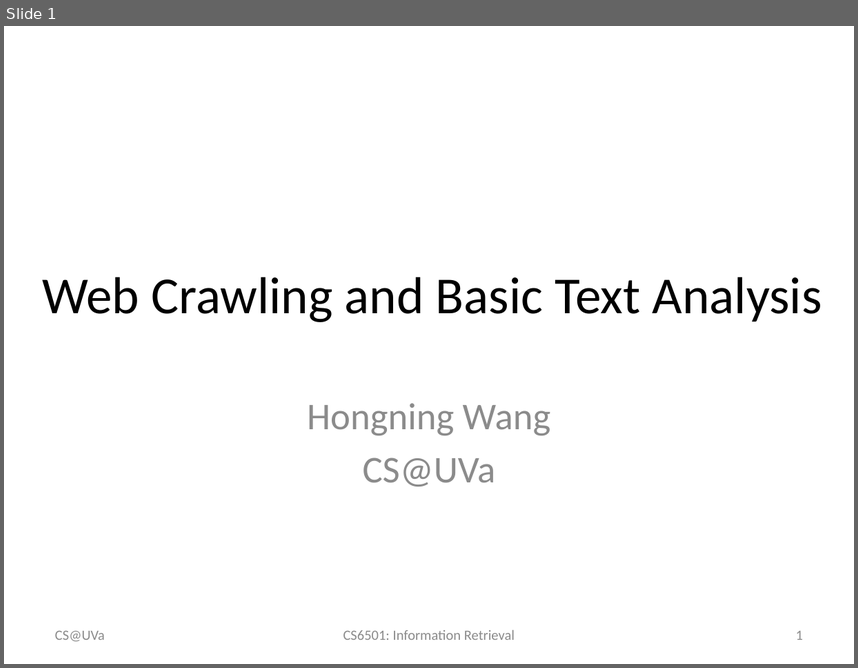
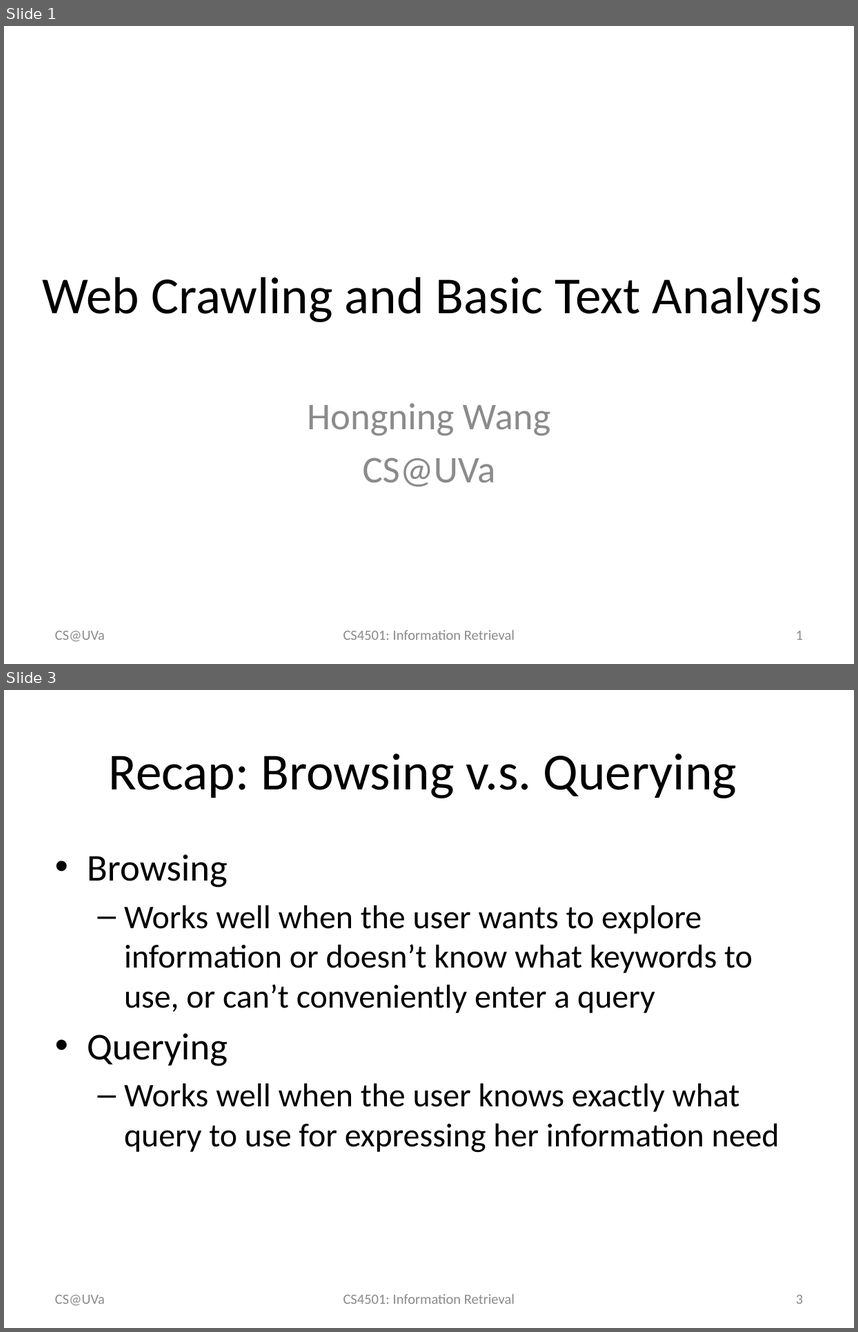
Before and after one commit to wang296/IR2015, a slide deck: docs/Crawler and Text Analysis.pptx. Shown one above the other, each under a label of ours: slide 1 before the commit, slides 1 and 3 after it; the slides between them are not shown. The pictures are 858x668 and 858x1332 pixels, drawn with LibreOffice and Linux fonts; fonts in the diff are those of the drawing. Boxes give left, top, right and bottom in pixels: in the first picture for what was removed or moved away, otherwise in the second. Text is boxed around its words. In the diff, an @@ line names an element or a change of style, - is before the commit and + after.

```diff
--- a/docs/Crawler and Text Analysis.pptx
+++ b/docs/Crawler and Text Analysis.pptx
@@ slide 3 added at [4, 690, 854, 1328], background #FFFFFF @@
@@ title added at [108, 753, 737, 798], 44 pt, text #000000 @@
+Recap: Browsing v.s. Querying
@@ text added at [87, 854, 780, 1152], 28 pt, text #000000 @@
+• Browsing
+  – Works well when the user wants to explore information or doesn’t know what keywords to use, or can’t conveniently enter a query
+• Querying
+  – Works well when the user knows exactly what query to use for expressing her information need
@@ text added at [55, 1294, 105, 1305], 12 pt, text #8C8C8C @@
+CS@UVa
@@ text added at [343, 1294, 515, 1303], 12 pt, text #8C8C8C @@
+CS4501: Information Retrieval
@@ page number added at [796, 1294, 803, 1303], 12 pt, text #8C8C8C @@
+3
@@ slide 1 changed as well @@
@@ text at [343, 630, 515, 639]: text changed @@
-CS6501: Information Retrieval
+CS4501: Information Retrieval
```
Also in this commit, not shown: 34 other slides changed, 3 other slides added, 4 other files.
